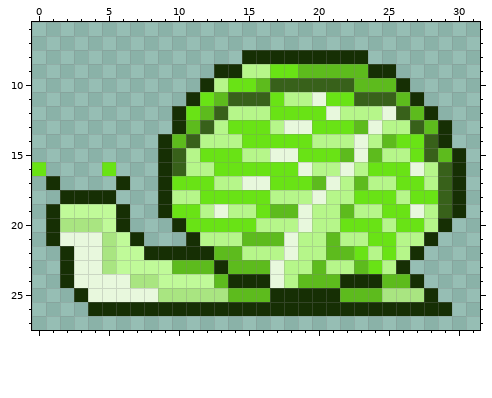
Two versions of one pixel-art sprite, image/cabbage_snail1.png. That is the earlier state.
The file is 32x32 pixels. Shown: x 0..31, y 6..27.
After the commit:
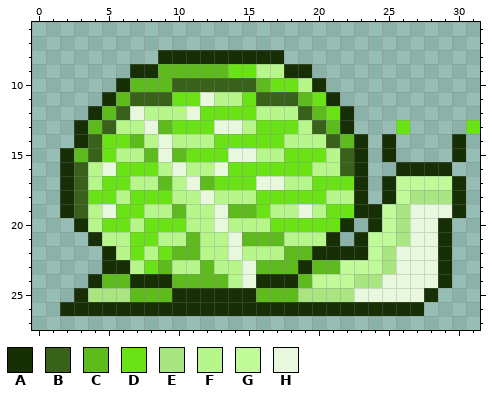
Palette (. is transparent): A #162f04  B #38611a  C #5dbb1d  D #69e315  E #a9e581  F #b6f68a  G #c0fa99  H #e8f8dd
Changes in this commit:
Changed rows in their new state; - is an unchanged pixel.
first column x 0:
 8 ---------AAAAAA---......--------
 9 -------AACCCCCDD-FAA......------
10 ------ACCCBBBBBB-DDFA......-----
11 -----ACBBBDDHFFD-BBCDA......----
12 ----ACBHFFFHDDDD-FFBCDA......---
13 ---ACBFFHCDDDHHF-DDFBCA...D...-D
14 ---ABDDCFHFF-DD---FF-BCA.A....A-
15 --ACBDFFCHCD--HH-FD--FBA.A....--
16 .-ABFHDDDFH--H-----D--BA..AAAA.-
17 -.ABFDDFFCFHCDDD-HFFDDDA.AGGGG--
18 ---BDDFDDD--HFFF-DDDD--A.AGEEE--
19 -.ABFHDDFFCF--CC-FF--DDAAGE-HH--
20 -..AFDDFDDDFFHFF-DDDDDA.AGEHH---
21 -...AFFDDFFC--H---F--A.AGGEHHA--
22 --...AFDFDCCFFH---CCAAAAGEHHHA--
23 --...AAFDCFF-FFH-CCA-CGGGEHHHA--
24 --..ACCAAACCC-FH-AA-GGGEEHHHHA--
25 ----EEECCCAAAAAA-CCEEEEHHHHH----
26 --AA------------------------..--
Boxes around the changes in both pictures, in picture pixels (x1, y1, x2, y2):
changed: (32, 50, 480, 316)
